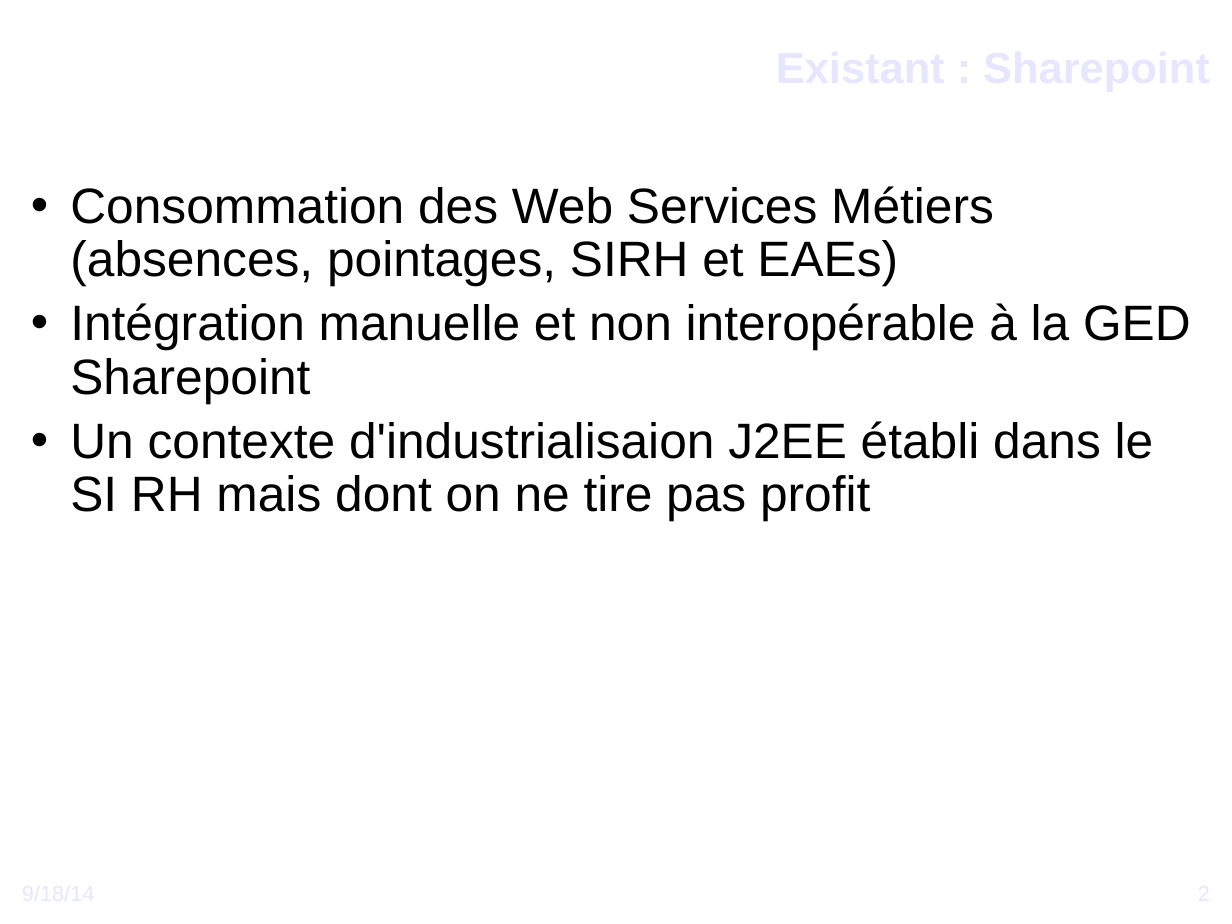
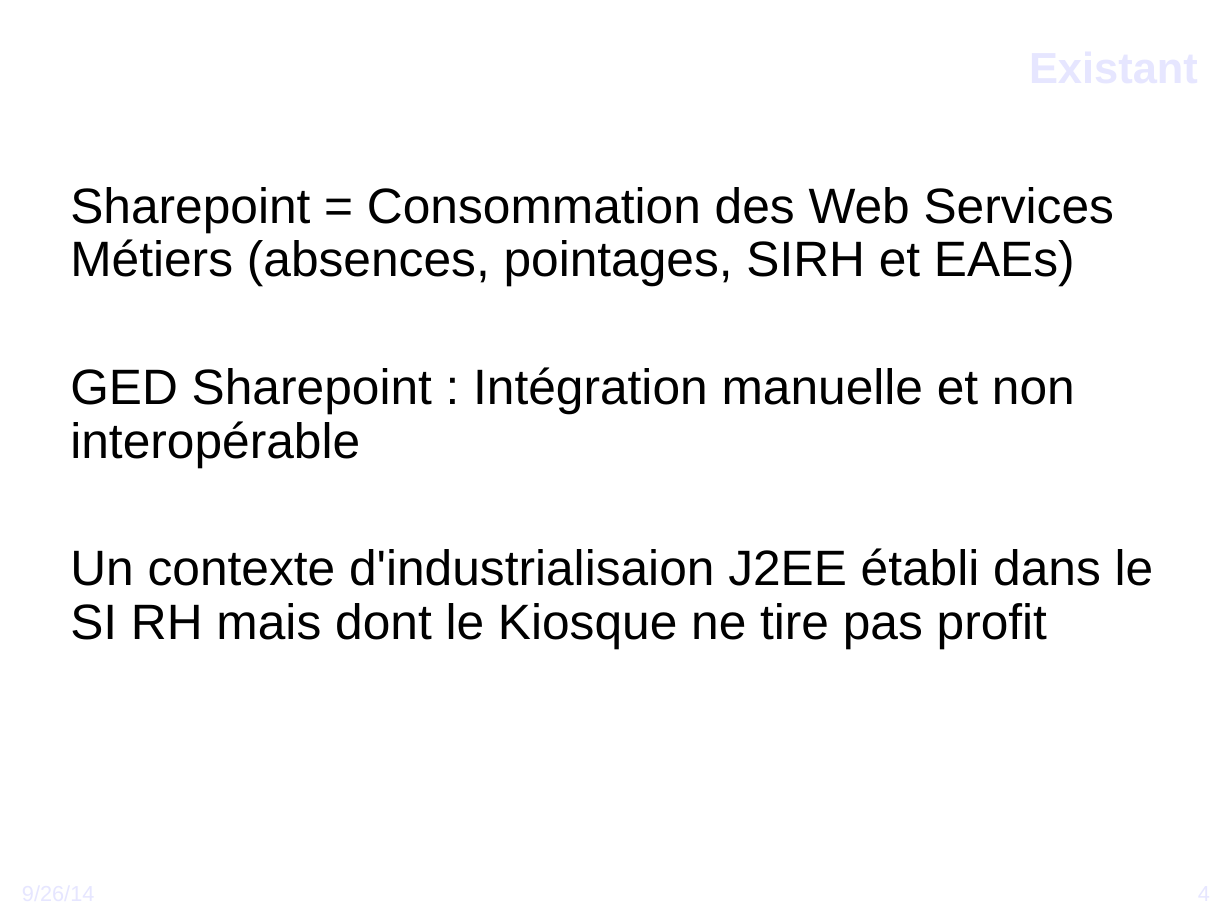
Before and after one commit to DSI-Ville-Noumea/sirh-kiosque-j2ee-old, a slide deck: slide 4 of src/site/resources/Vers_un_Kiosque_RH_J2EE.odp (slide 2 before the commit). Drawn at 1232x924 pixels with LibreOffice and Linux fonts; fonts in the diff are those of the drawing; background and template pictures are left out. Boxes give left, top, right and bottom in pixels: in the first picture for what was removed or moved away, otherwise in the second. Text is boxed around its words. In the diff, an @@ line names an element or a change of style, - is before the commit and + after.

```diff
--- a/src/site/resources/Vers_un_Kiosque_RH_J2EE.odp
+++ b/src/site/resources/Vers_un_Kiosque_RH_J2EE.odp
@@ title at (22,40,1211,93): text changed @@
-Existant : Sharepoint
+Existant
@@ text at (70,187,1154,648): text changed @@
-• Consommation des Web Services Métiers (absences, pointages, SIRH et EAEs)
-• Intégration manuelle et non interopérable à la GED Sharepoint
-• Un contexte d'industrialisaion J2EE établi dans le SI RH mais dont on ne tire pas profit
+● Sharepoint = Consommation des Web Services Métiers (absences, pointages, SIRH et EAEs)
+● GED Sharepoint : Intégration manuelle et non interopérable
+● Un contexte d'industrialisaion J2EE établi dans le SI RH mais dont le Kiosque ne tire pas profit
@@ text at (22,880,421,923): text changed @@
-9/18/14
+9/26/14
@@ page number at (923,880,1211,923): text changed @@
-2
+4
```
Also in this commit, not shown: 37 other slides changed, 5 slides added, 5 slides removed.
